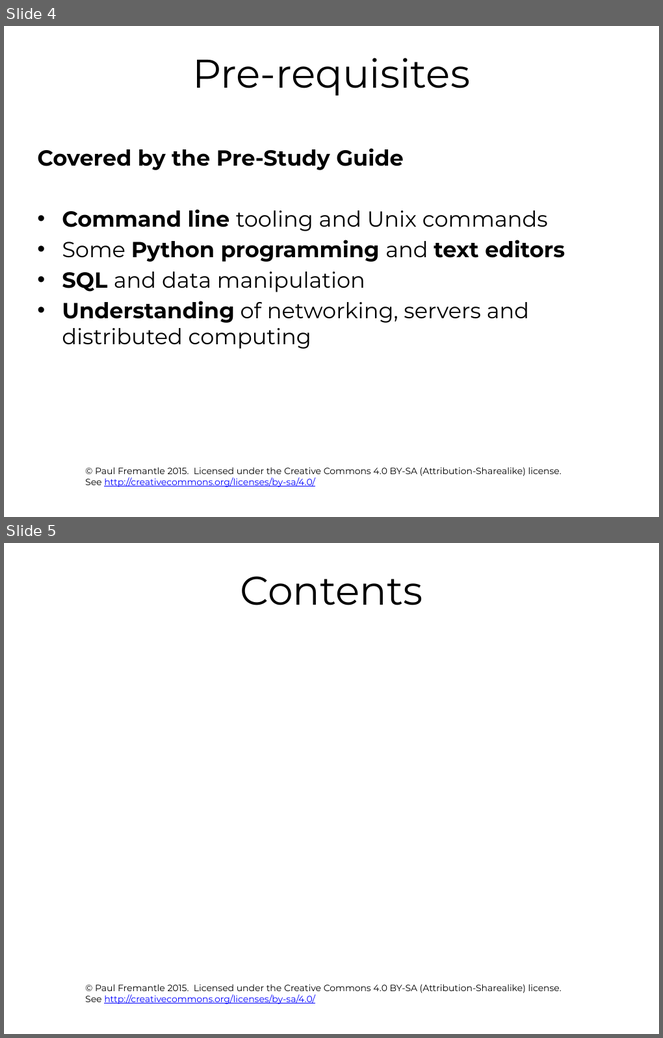
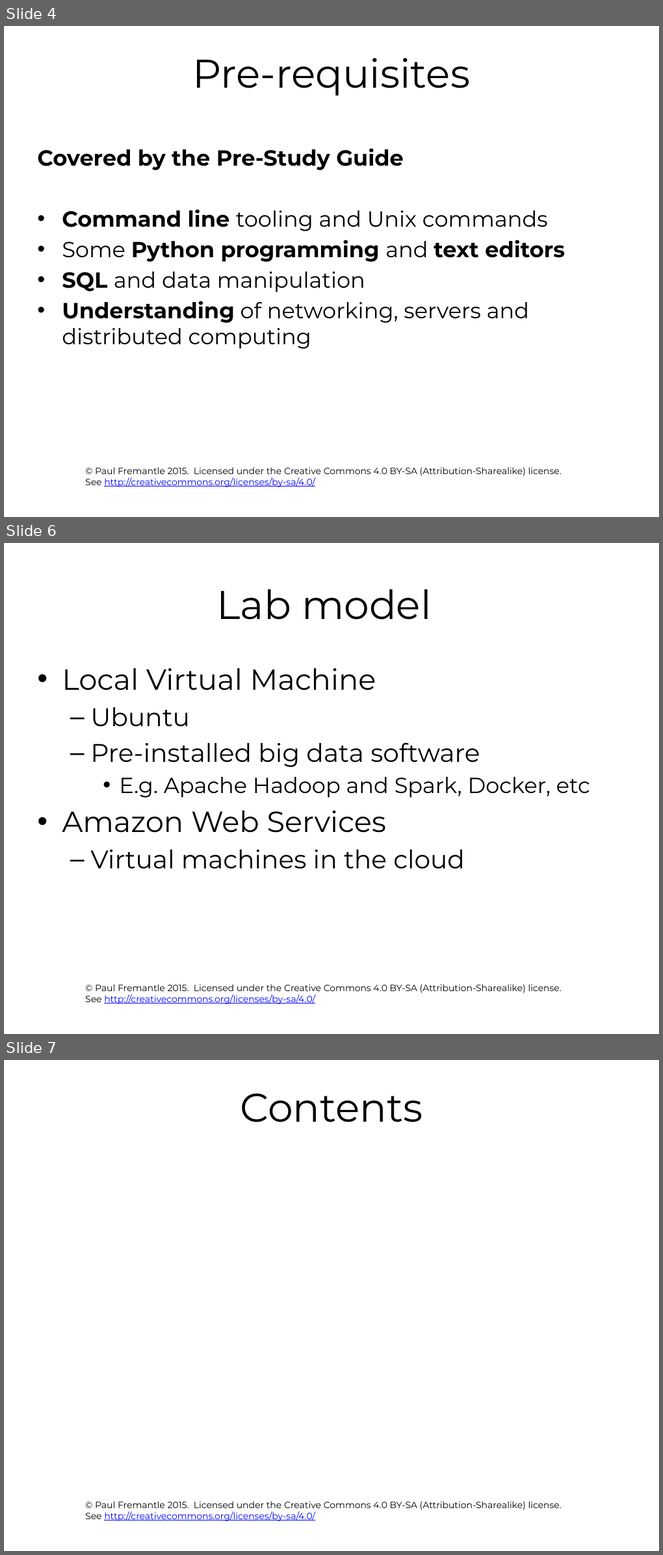
Before and after one commit to pzfreo/ox-clo, a slide deck: pres-source/00-intro.pptx. Shown one above the other, each under a label of ours: slides 4 and 5 before the commit, slides 4, 6 and 7 after it; the slides between them are not shown. The pictures are 663x1038 and 663x1555 pixels, drawn with LibreOffice and Linux fonts; fonts in the diff are those of the drawing; background and template pictures are left out. Boxes give left, top, right and bottom in pixels: in the first picture for what was removed or moved away, otherwise in the second. Text is boxed around its words. In the diff, an @@ line names an element or a change of style, - is before the commit and + after.

```diff
--- a/pres-source/00-intro.pptx
+++ b/pres-source/00-intro.pptx
@@ slide 6 added at <box>4,543,659,1034</box>, background #FFFFFF; not listed: 1 template element that a slide beside it also shows @@
@@ title added at <box>217,589,431,620</box>, 44 pt, text #000000 @@
+Lab model
@@ text added at <box>62,668,590,869</box>, 28 pt, text #000000 @@
+• Local Virtual Machine
+  – Ubuntu
+  – Pre-installed big data software
+    • E.g. Apache Hadoop and Spark, Docker, etc
+• Amazon Web Services
+  – Virtual machines in the cloud
@@ what was slide 5 is now slide 7 @@
```
Also in this commit, not shown: 2 slides changed, 1 other slide added, 8 other files.
